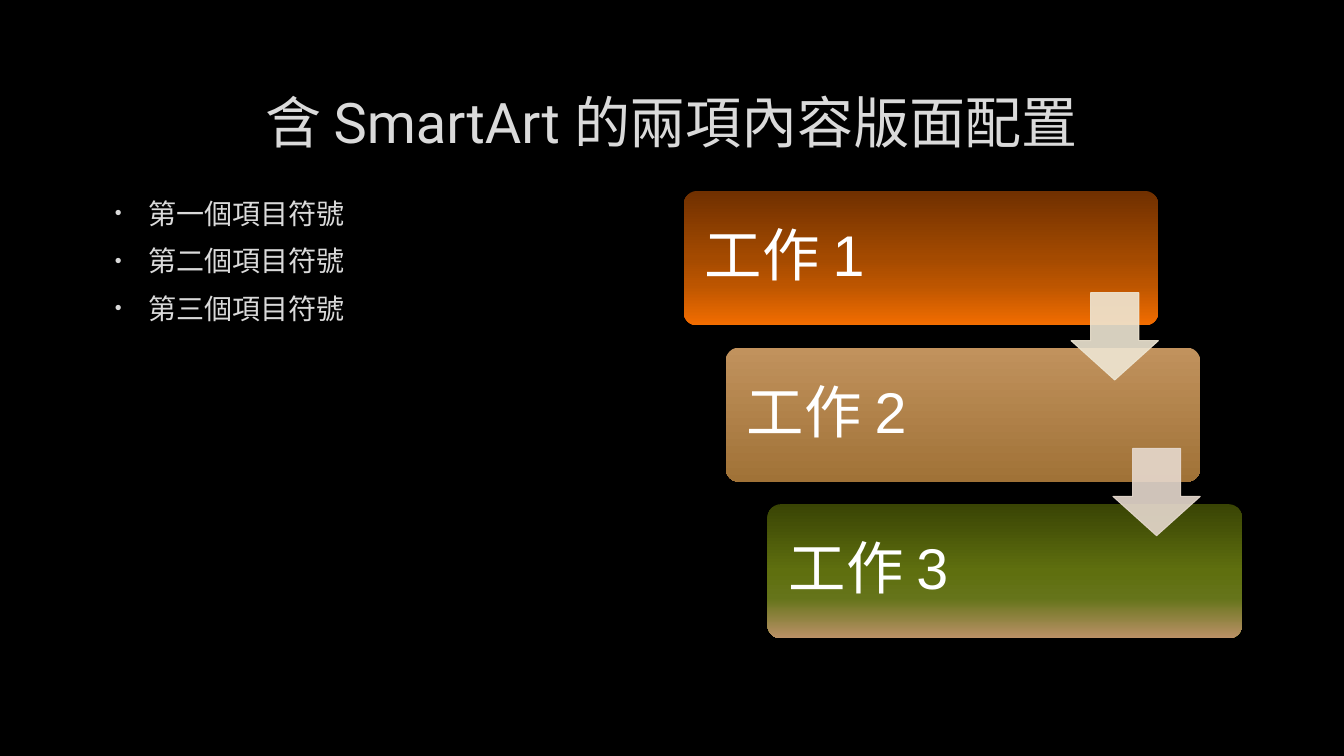
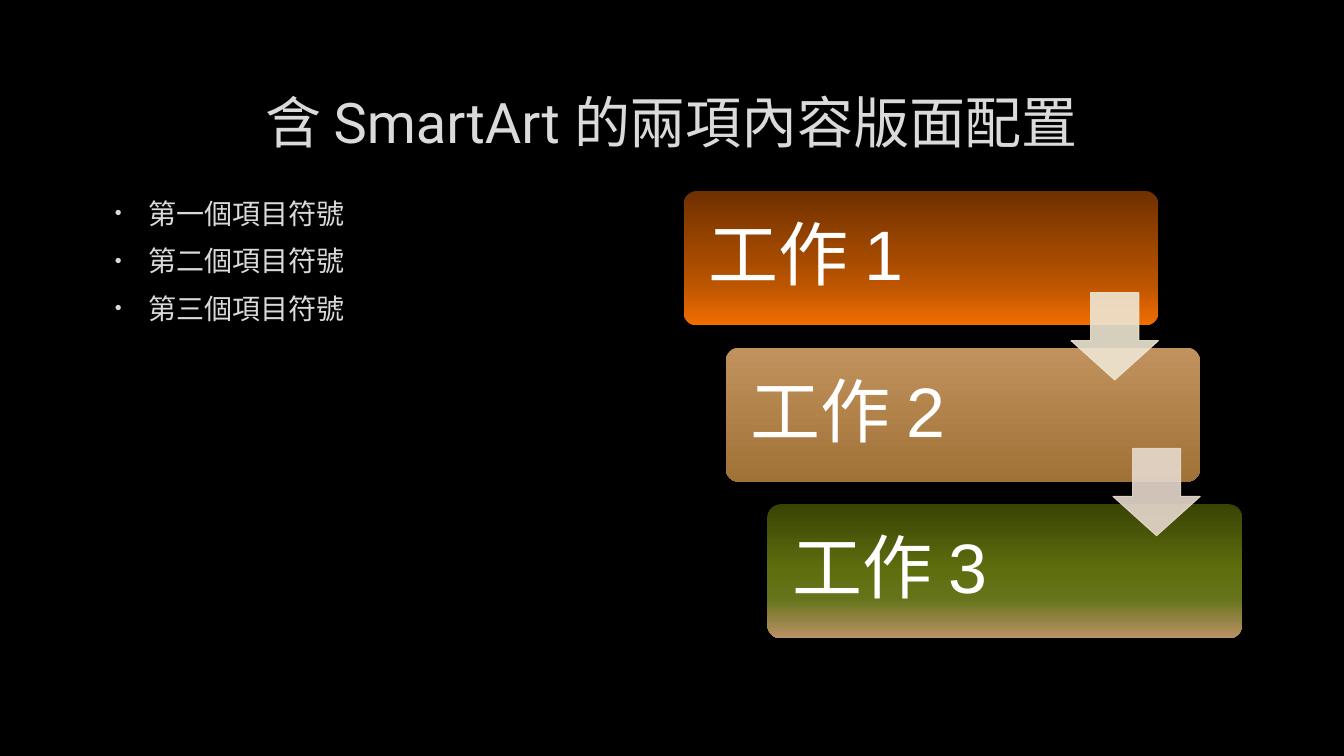
Before and after one commit to Alfons0329/Parallel_Programming_Fall_2018, a slide deck: slide 11 of Final Project/Report.pptx (slide 8 before the commit). Drawn at 1344x756 pixels with LibreOffice and Linux fonts; fonts in the diff are those of the drawing; background and template pictures are left out. Boxes give left, top, right and bottom in pixels: in the first picture for what was removed or moved away, otherwise in the second. Text is boxed around its words. In the diff, an @@ line names an element or a change of style, - is before the commit and + after.

Commit message:
Update the ppt

```diff
--- a/Final Project/Report.pptx
+++ b/Final Project/Report.pptx
@@ size 41 to 50 pt; more space between paragraphs in 3 elements at box(709, 210, 903, 286), box(751, 378, 945, 443), box(792, 534, 987, 599) @@
```
Also in this commit, not shown: 1 other slide changed, 3 slides added.
